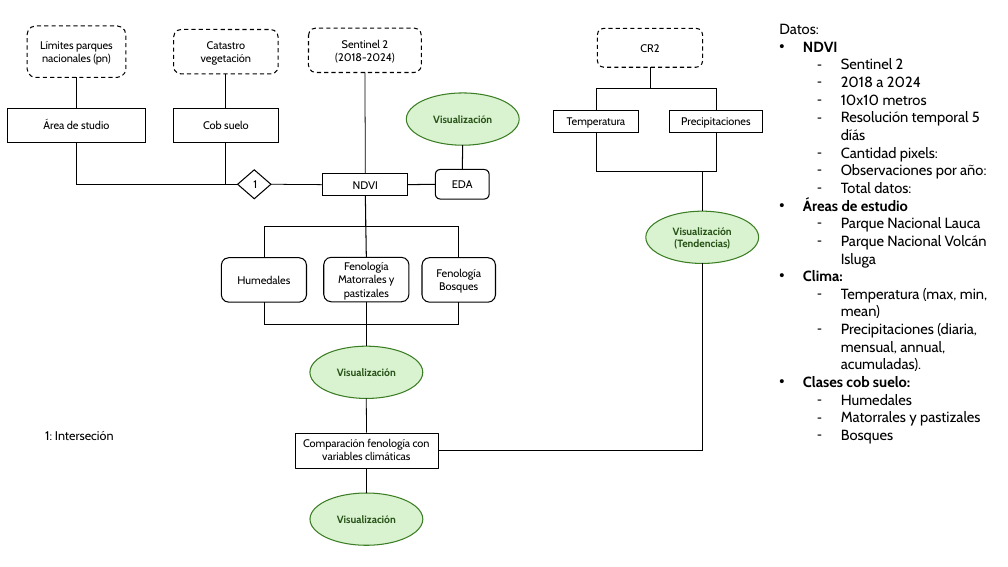
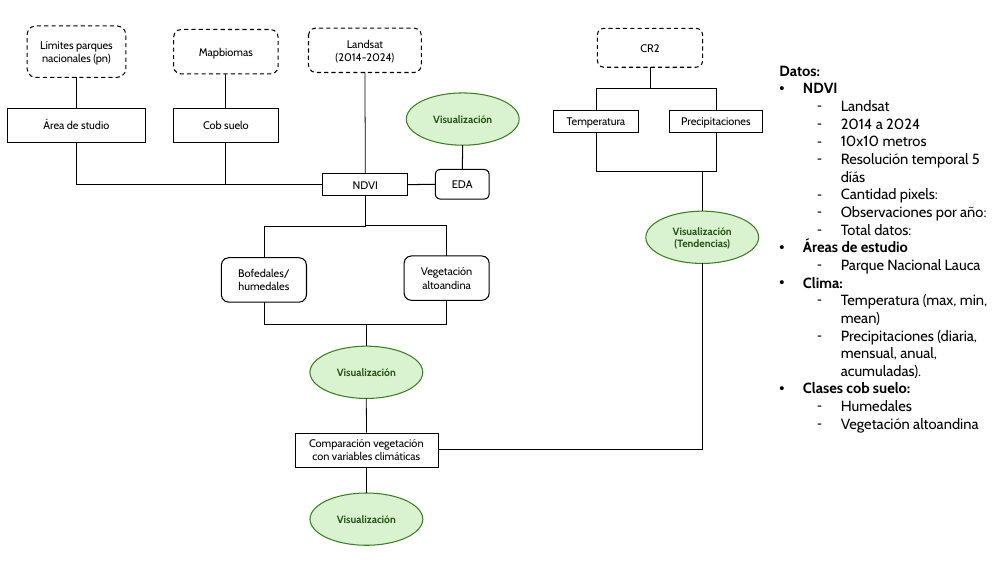
Before and after one commit to c-hernandezs/agp3141-ecosistemas-altiplanicos, a slide deck: slide 5 of diagrama-trabajo.pptx. Drawn at 1008x567 pixels with LibreOffice and Linux fonts; fonts in the diff are those of the drawing. Boxes give left, top, right and bottom in pixels: in the first picture for what was removed or moved away, otherwise in the second. Text is boxed around its words. In the diff, an @@ line names an element or a change of style, - is before the commit and + after.

```diff
--- a/diagrama-trabajo.pptx
+++ b/diagrama-trabajo.pptx
@@ text in rounded rectangle at (x1=199, y1=47, x2=253, y2=58): text changed @@
-Catastro vegetación
+Mapbiomas
@@ text in rounded rectangle at (x1=335, y1=39, x2=394, y2=63): text changed @@
-Sentinel 2
-(2018-2024)
+Landsat
+(2014-2024)
@@ text "Datos:" moved from (x1=779, y1=23, x2=987, y2=444) to (x1=779, y1=65, x2=987, y2=433) @@
@@ text at (x1=779, y1=65, x2=820, y2=76): bold on in "Datos:" @@
@@ text at (x1=841, y1=100, x2=920, y2=129): text changed @@
-  – Sentinel 2
-  – 2018 a 2024
+  – Landsat
+  – 2014 a 2024
@@ elbow line moved from (76, 142) - (237, 185) to (76, 142) - (323, 185) @@
@@ elbow line (76, 142) - (323, 185): stroke #000000 0.75 pt to #000000 1 pt @@
@@ elbow line added from (226, 142) to (323, 185), #000000 1 pt @@
@@ diamond removed at (x1=237, y1=170, x2=271, y2=199) @@
-1
@@ line removed from (271, 185) to (323, 185) @@
@@ elbow line moved from (365, 196) - (459, 258) to (365, 196) - (447, 256) @@
@@ line removed from (365, 196) to (367, 257) @@
@@ text at (x1=841, y1=235, x2=987, y2=268): paragraph removed @@
-  – Parque Nacional Volcán Isluga
@@ text in rounded rectangle at (x1=238, y1=268, x2=289, y2=290): text changed @@
-Humedales
+Bofedales/humedales
@@ rounded rectangle "Vegetación altoandina" moved from (x1=324, y1=257, x2=409, y2=302) to (x1=404, y1=256, x2=489, y2=301) @@
@@ text in rounded rectangle at (x1=421, y1=267, x2=472, y2=289): text changed @@
-Fenología
-Matorrales y pastizales
+Vegetación altoandina
@@ rounded rectangle removed at (x1=422, y1=258, x2=495, y2=302) @@
-Fenología
-Bosques
@@ elbow line (702, 263) - (439, 450): route changed @@
@@ elbow line moved from (459, 302) - (367, 346) to (447, 300) - (367, 346) @@
@@ line removed from (367, 302) to (367, 346) @@
@@ text at (x1=841, y1=330, x2=977, y2=378): text changed @@
-  – Precipitaciones (diaria, mensual, annual, acumuladas).
+  – Precipitaciones (diaria, mensual, anual, acumuladas).
@@ text at (x1=841, y1=418, x2=978, y2=433): text changed @@
-  – Matorrales y pastizales
-  – Bosques
+  – Vegetación altoandina
@@ text removed at (x1=45, y1=431, x2=114, y2=440) @@
-1: Interseción
@@ text in rectangle at (x1=309, y1=439, x2=423, y2=460): text changed @@
-Comparación fenología con variables climáticas
+Comparación vegetación con variables climáticas
```
Also in this commit, not shown: 4 other files.
